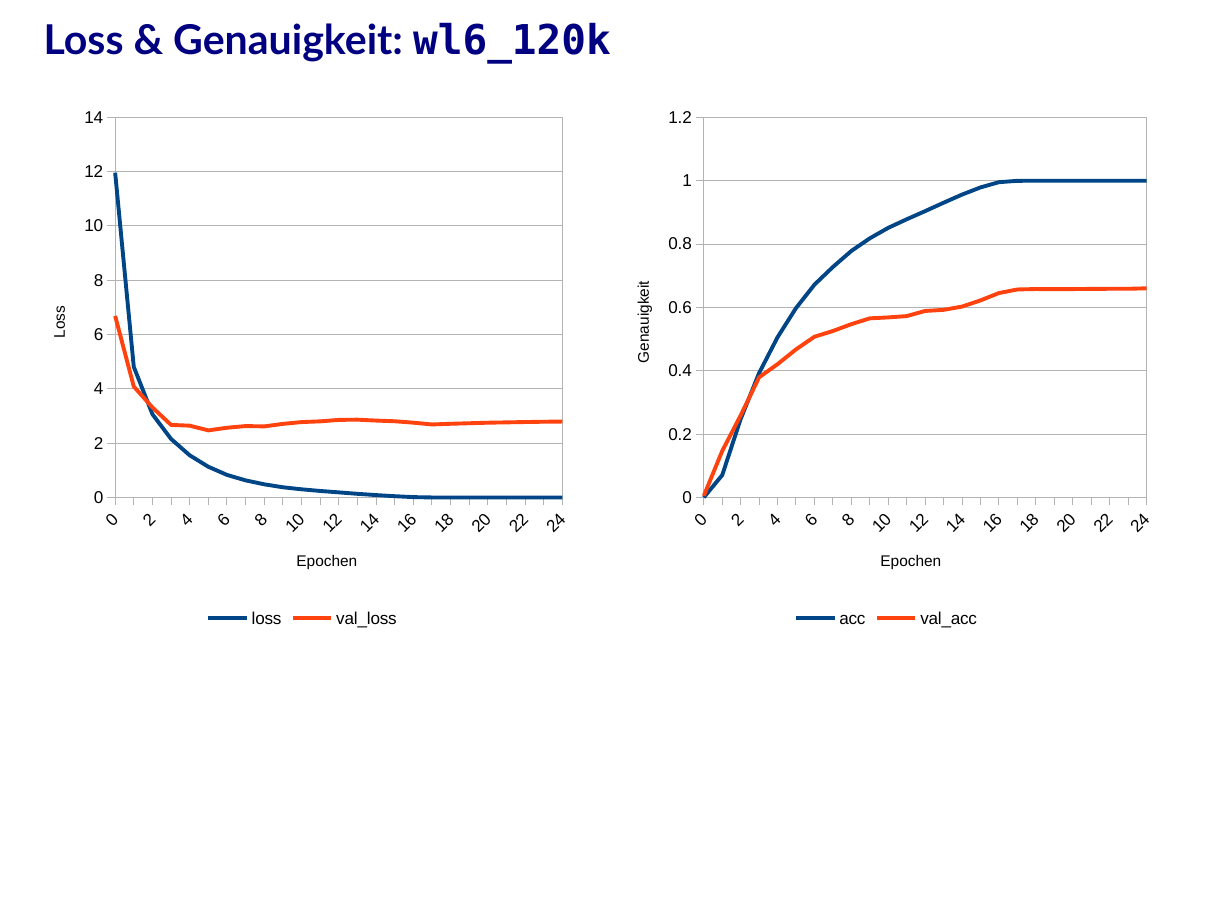
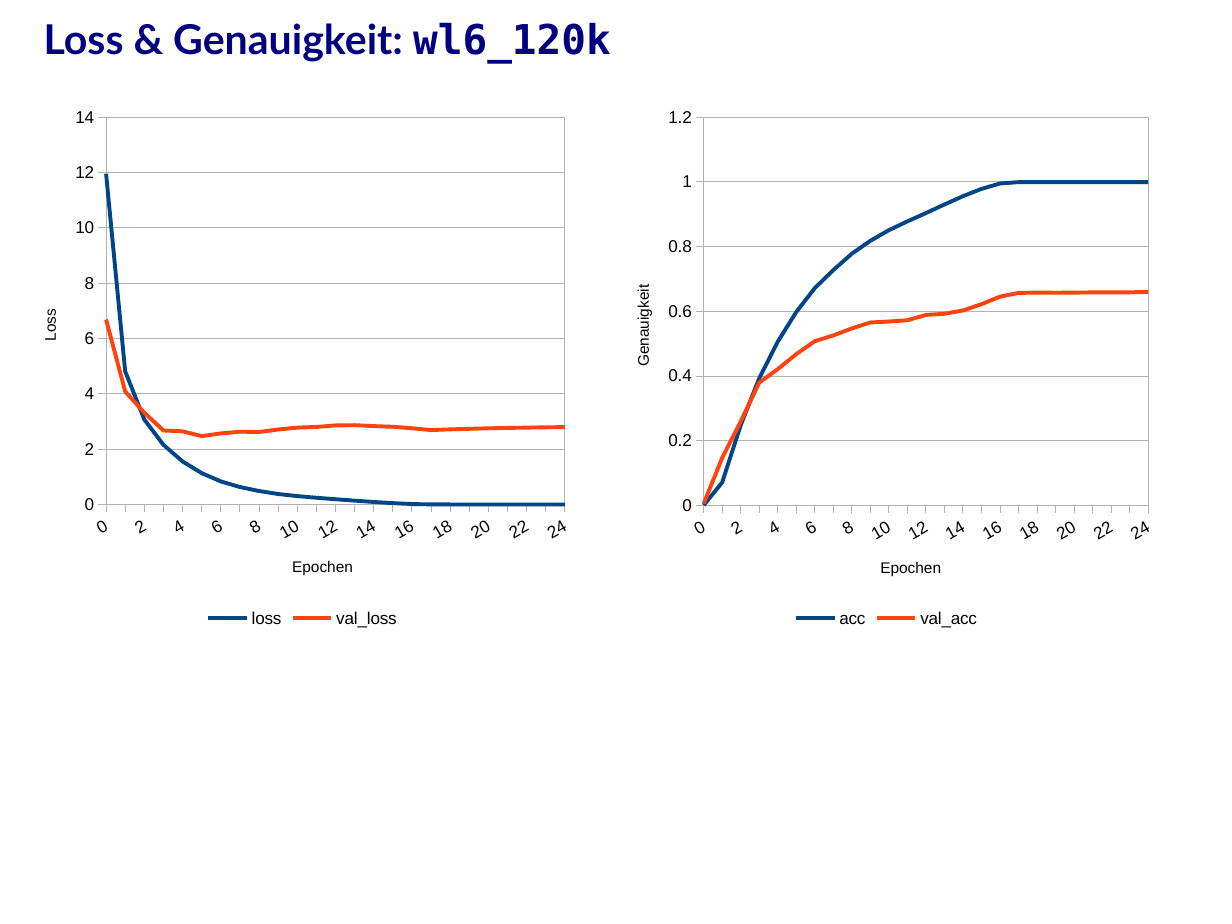
Before and after one commit to j-stephan/d960, a slide deck: slide 18 of presentation/presentation.odp (slide 17 before the commit). Drawn at 1232x924 pixels with LibreOffice and Linux fonts; fonts in the diff are those of the drawing; background and template pictures are left out. Boxes give left, top, right and bottom in pixels: in the first picture for what was removed or moved away, otherwise in the second. Text is boxed around its words. In the diff, an @@ line names an element or a change of style, - is before the commit and + after.

```diff
--- a/presentation/presentation.odp
+++ b/presentation/presentation.odp
@@ line chart at (x1=25, y1=97, x2=580, y2=633) @@
@@ plot area changed @@
@@ line chart at (x1=609, y1=97, x2=1164, y2=633) @@
@@ plot area changed @@
```
Also in this commit, not shown: 14 other slides changed, 7 slides added, 4 slides removed, 1 other file.
